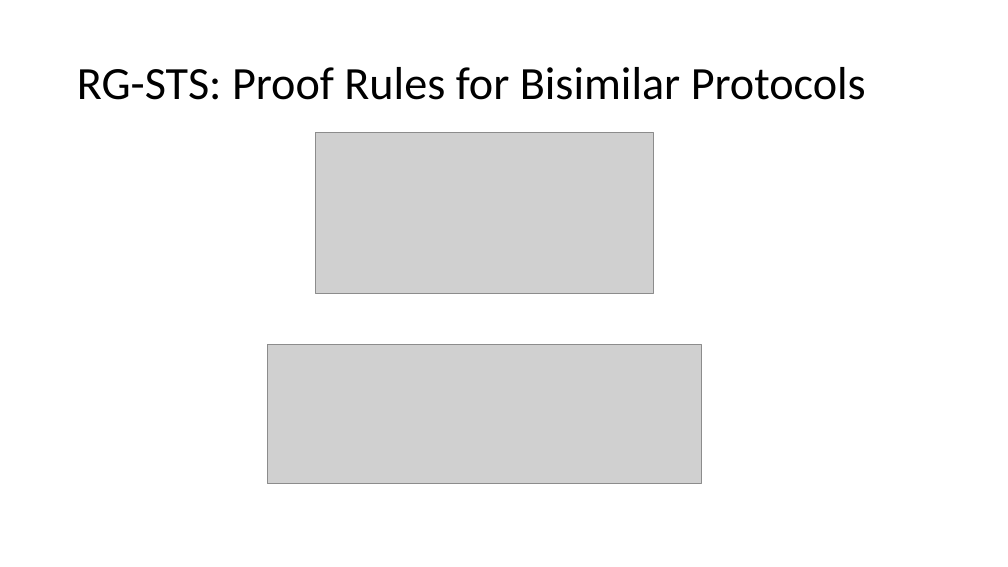
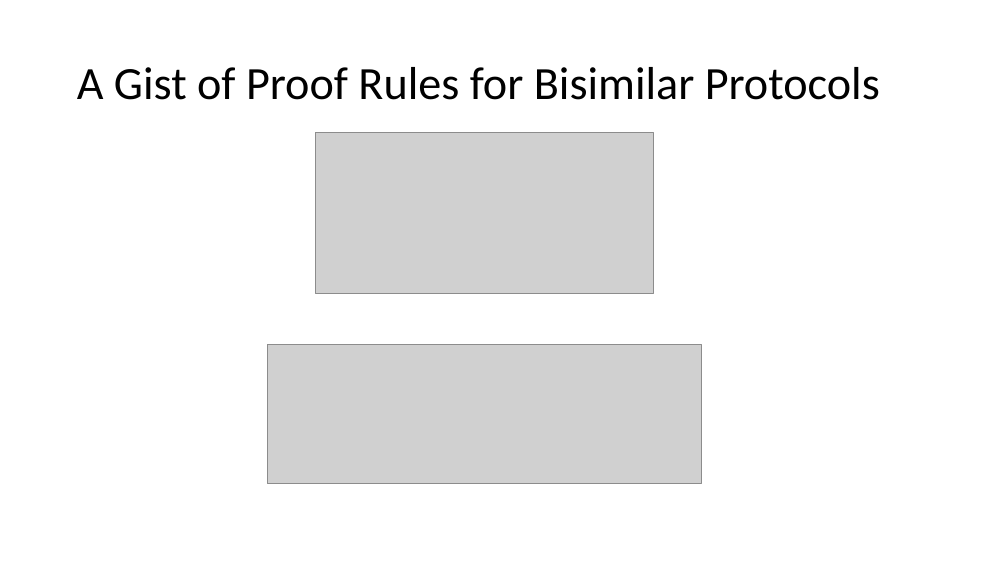
Before and after one commit to Contingent-Systems/modal_abstractions_presentations, a slide deck: slide 6 of njpls_nyu_2024/proposal.pptx. Drawn at 1008x567 pixels with LibreOffice and Linux fonts; fonts in the diff are those of the drawing; grey boxes stand for pictures. Boxes give left, top, right and bottom in pixels: in the first picture for what was removed or moved away, otherwise in the second. Text is boxed around its words. In the diff, an @@ line names an element or a change of style, - is before the commit and + after.

```diff
--- a/njpls_nyu_2024/proposal.pptx
+++ b/njpls_nyu_2024/proposal.pptx
@@ title at (77, 67, 880, 100): text changed @@
-RG-STS: Proof Rules for Bisimilar Protocols
+A Gist of Proof Rules for Bisimilar Protocols
```
Also in this commit, not shown: 6 other slides changed, 1 slide removed.
